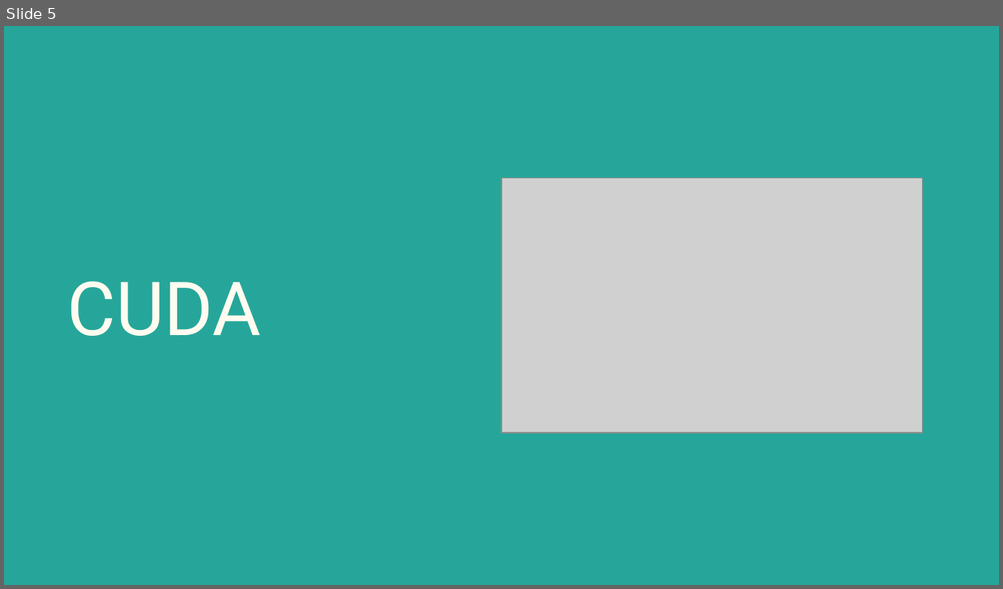
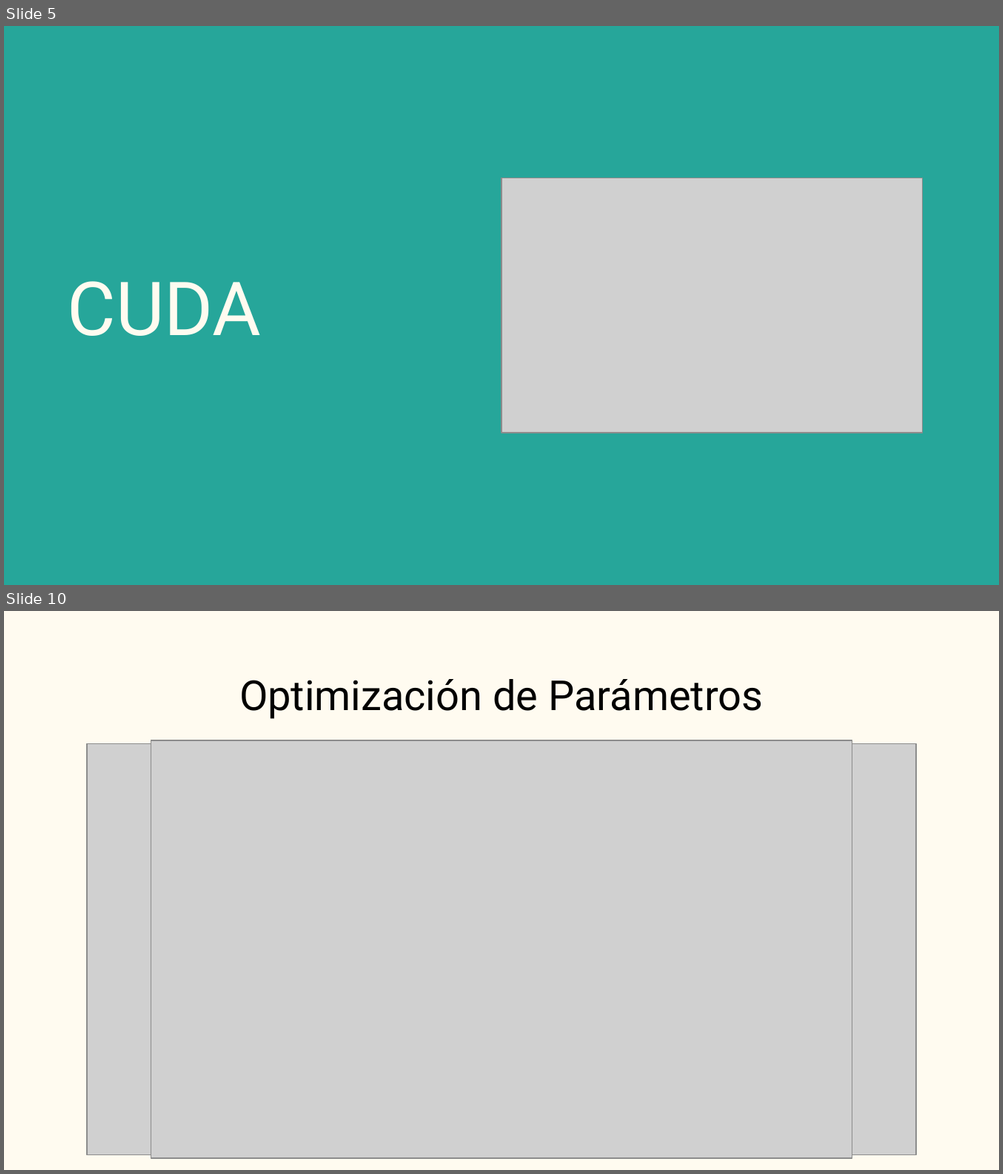
Before and after one commit to Camilo649/Computacion-Paralela-2025-FaMAF, a slide deck: Lab4/Presentación Laboratorio 4.pptx. Shown one above the other, each under a label of ours: slide 5 before the commit, slides 5 and 10 after it; the slides between them are not shown. The pictures are 1003x589 and 1003x1174 pixels, drawn with LibreOffice and Linux fonts; fonts in the diff are those of the drawing; grey boxes stand for pictures. Boxes give left, top, right and bottom in pixels: in the first picture for what was removed or moved away, otherwise in the second. Text is boxed around its words. In the diff, an @@ line names an element or a change of style, - is before the commit and + after.

```diff
--- a/Lab4/Presentación Laboratorio 4.pptx
+++ b/Lab4/Presentación Laboratorio 4.pptx
@@ slide 10 added at (4,611,999,1170), background #FFFBF0 @@
@@ title added at (239,679,762,719), 30 pt, text #000000 @@
+Optimización de Parámetros
@@ picture added at (151,741,852,1159) @@
@@ picture added at (87,744,915,1155) @@
```
Also in this commit, not shown: 4 other slides added, 1 slide removed, 12 other files.
